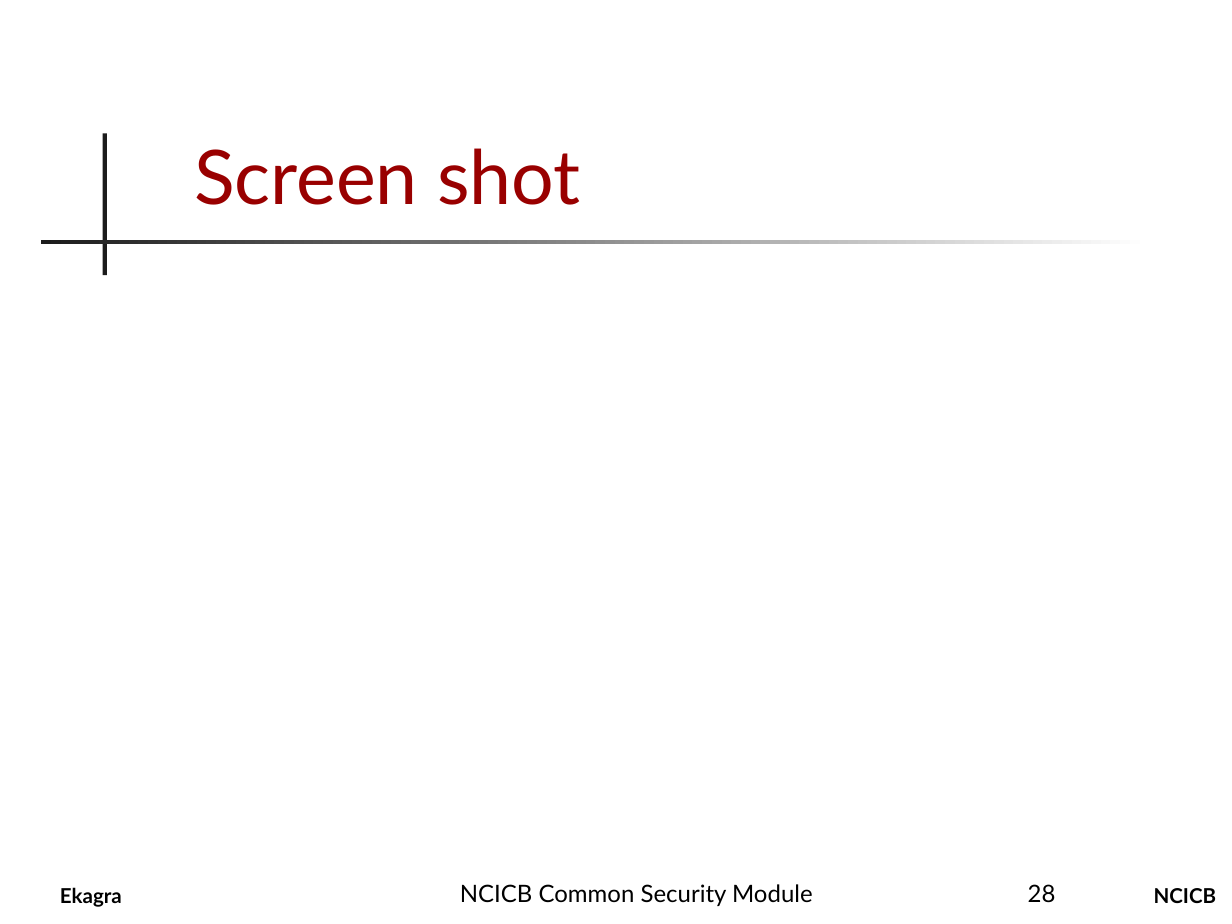
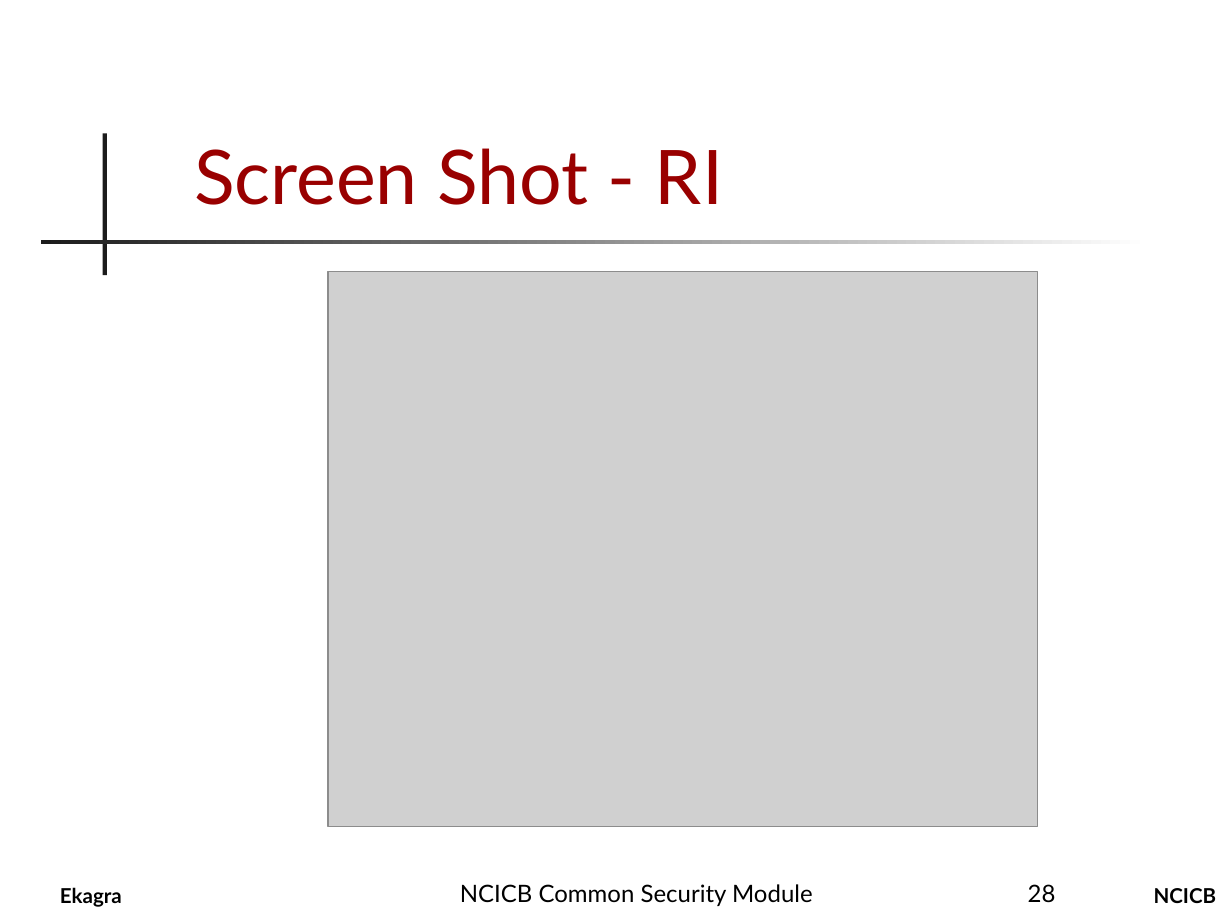
Before and after one commit to CBIIT/common-security-module-docs, a slide deck: slide 28 of CSM_Presentation.ppt. Drawn at 1232x924 pixels with LibreOffice and Linux fonts; fonts in the diff are those of the drawing; grey boxes stand for pictures; background and template pictures are left out. Boxes give left, top, right and bottom in pixels: in the first picture for what was removed or moved away, otherwise in the second. Text is boxed around its words. In the diff, an @@ line names an element or a change of style, - is before the commit and + after.

Commit message:
For vinay to review
SVN-Revision: 618

```diff
--- a/CSM_Presentation.ppt
+++ b/CSM_Presentation.ppt
@@ title at bbox=[194, 148, 723, 205]: text changed @@
-Screen shot
+Screen Shot - RI
@@ picture added at bbox=[328, 272, 1037, 827] @@
```
